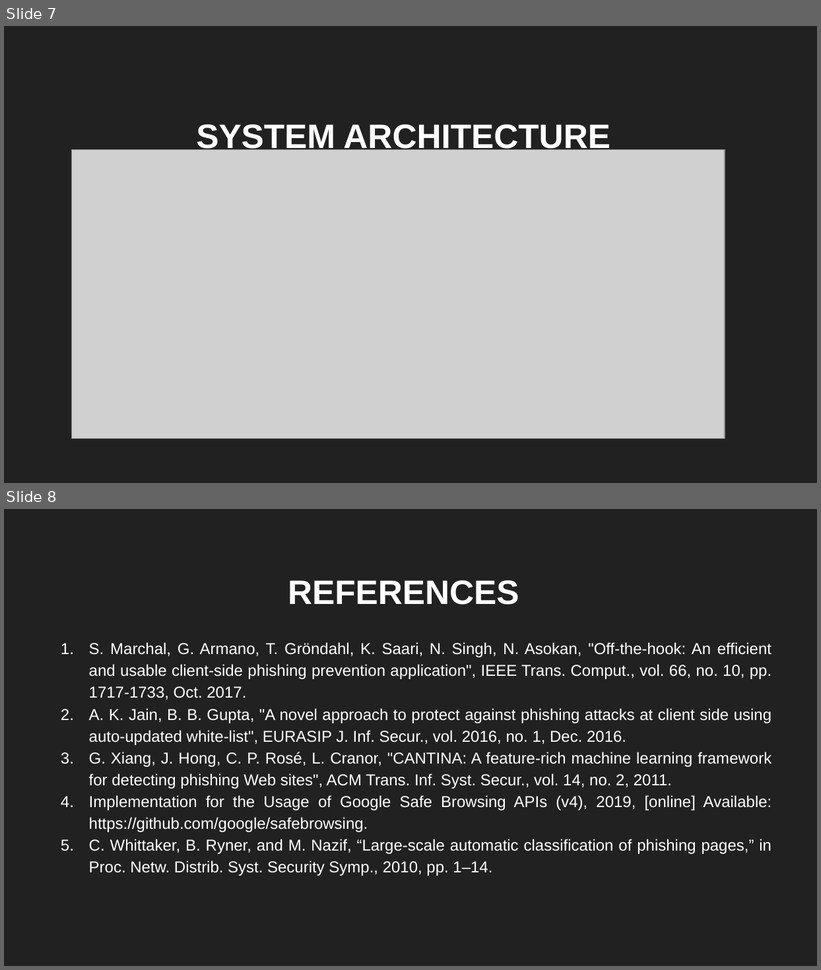
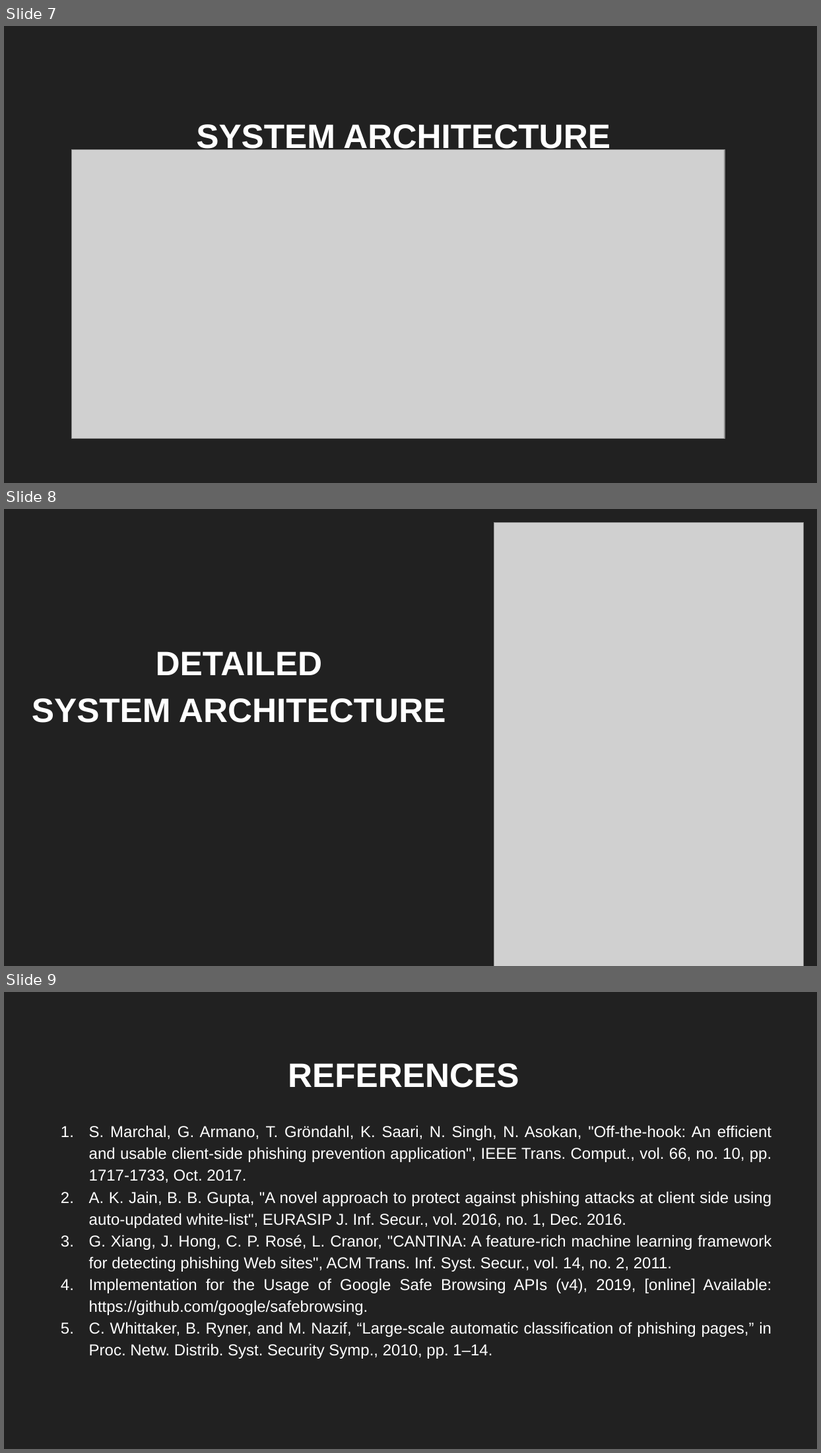
Before and after one commit to sbenstewart/cantina-plus, a slide deck: presentation/zeroth/FYP Zeroth.pptx. Shown one above the other, each under a label of ours: slides 7 and 8 before the commit, slides 7, 8 and 9 after it. The pictures are 821x970 and 821x1453 pixels, drawn with LibreOffice and Linux fonts; fonts in the diff are those of the drawing; grey boxes stand for pictures. Boxes give left, top, right and bottom in pixels: in the first picture for what was removed or moved away, otherwise in the second. Text is boxed around its words. In the diff, an @@ line names an element or a change of style, - is before the commit and + after.

Commit message:
presentation updated

```diff
--- a/presentation/zeroth/FYP Zeroth.pptx
+++ b/presentation/zeroth/FYP Zeroth.pptx
@@ slide 8 added at (4, 509, 817, 966), background #212121 @@
@@ picture added at (494, 523, 803, 966) @@
@@ title added at (32, 652, 446, 723), 30 pt, text #FFFFFF, bold @@
+DETAILED
+SYSTEM ARCHITECTURE
@@ what was slide 8 is now slide 9 @@
```
Also in this commit, not shown: 1 slide changed, 1 other file.
